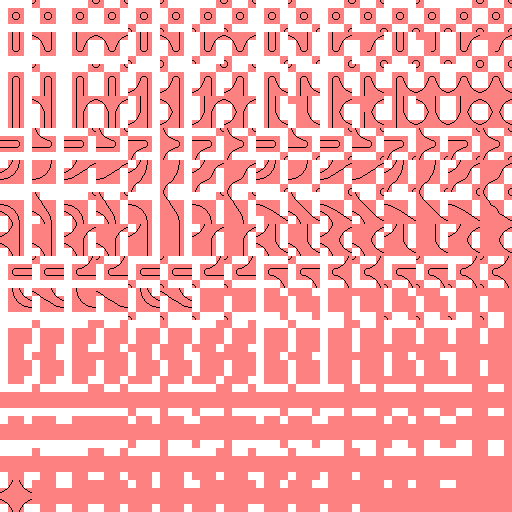
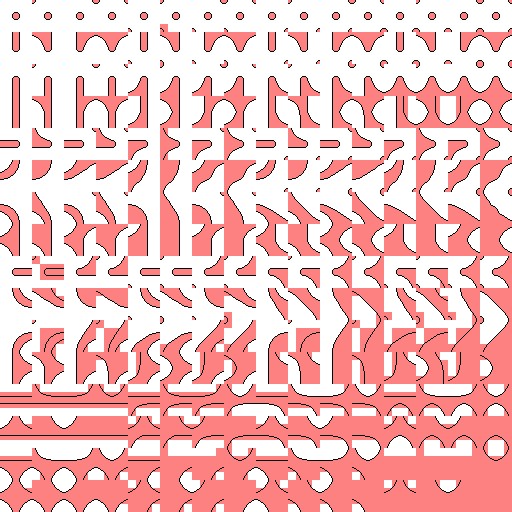
Revision of a layered 512 × 512 image; what changed, layer by layer:
removed layer "レイヤー 34" over 160, 288, 192, 308
removed layer "レイヤー 33" over 104, 297, 124, 308
removed layer "レイヤー 32" over 0, 0, 512, 512
removed layer "レイヤー 8" (was 50%) over 0, 0, 512, 512
added layer "レイヤー 1" above "背景" over 0, 0, 512, 512
